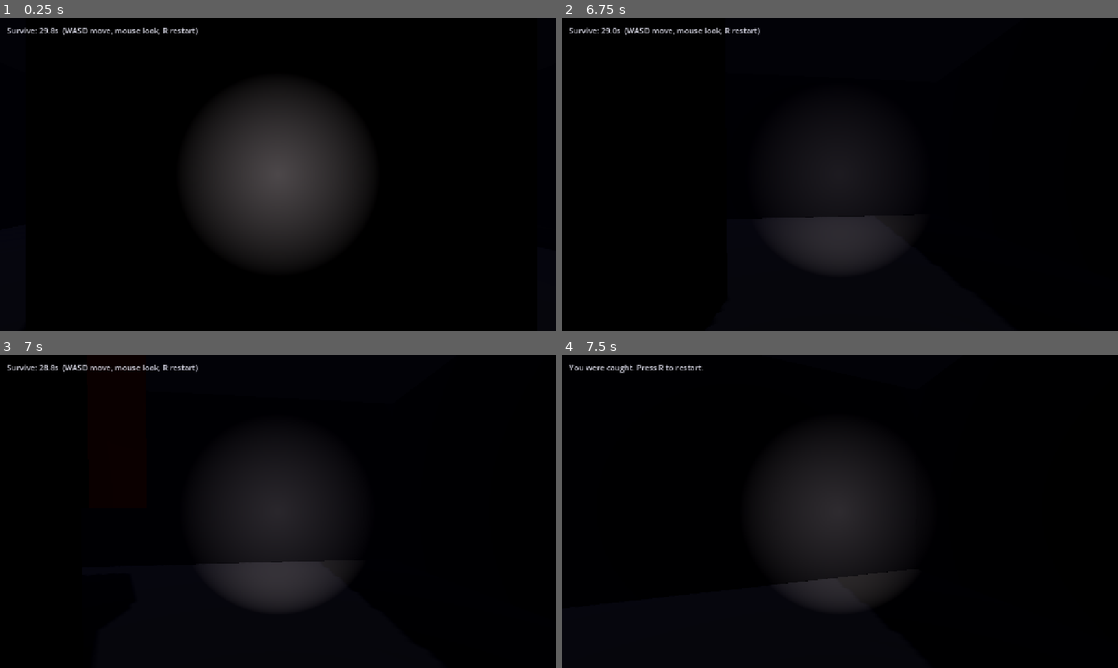
Above: before the commit, frames 1-4 (two rows, left to right).
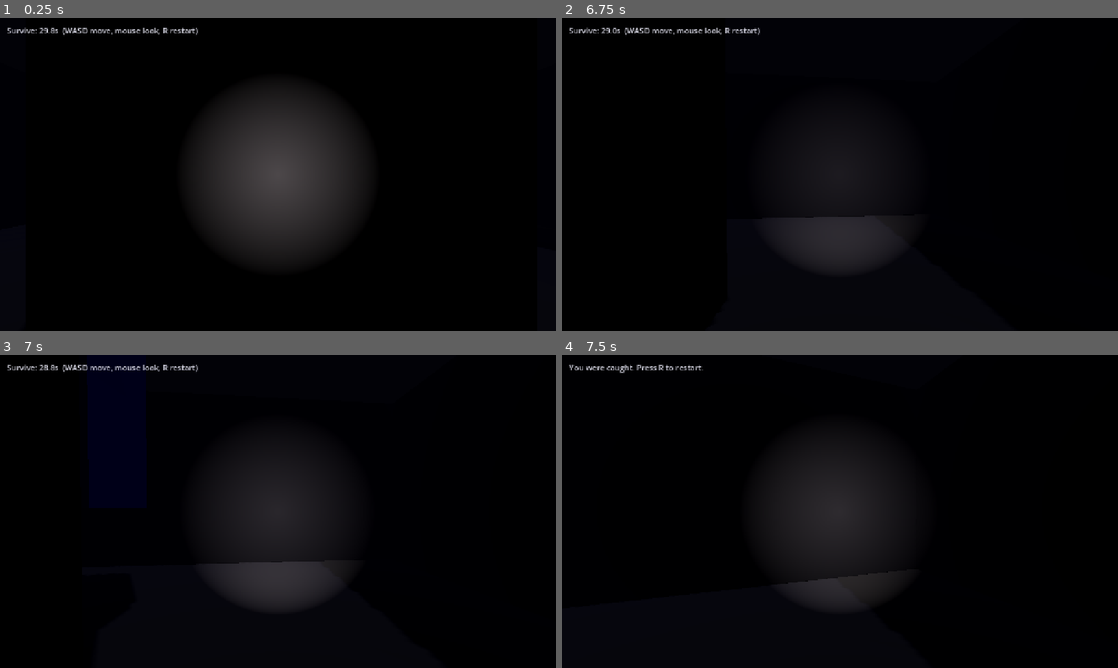
Above: after the commit, the same moments.

Repository: laim-1/LasVegas
Game: Godot game, scene res://scenes/main.tscn
The game is run twice, just before and just after one commit, with the same random seed, the same clock (stepped at 60 frames per second) and the same inputs.
Inputs (mouse positions are in pixels of both pictures, inside the frame that each line leads up to):
- Up to frame 1 (0.25 s): no input
- Up to frame 2 (6.75 s): tap Enter at 0.5 s; move the mouse to (834, 180) at 0.52 s; hold W (move_forward) 0.53-2.78 s; click (834, 180) at 0.67 s; tap R (restart) at 1.25, 2.75, 5.75 s; move the mouse to (878, 177) at 1.27 s; move the mouse to (795, 171) at 2.02 s; move the mouse to (845, 174) at 2.77 s; hold A (move_left) 2.78-3.53 s; click (845, 174) at 2.92 s; move the mouse to (817, 168) at 3.52 s; hold W (move_forward) 3.53-5.78 s; move the mouse to (867, 174) at 4.27 s; move the mouse to (812, 174) at 5.02 s; click (812, 174) at 5.17 s; move the mouse to (851, 168) at 5.77 s; hold D (move_right) 5.78-6.53 s; move the mouse to (834, 180) at 6.52 s; hold W (move_forward) from 6.53 s (still down)
- Up to frame 3 (7 s): keep holding W (move_forward)
- Up to frame 4 (7.5 s): keep holding W (move_forward); move the mouse to (878, 514) at 7.27 s; click (878, 514) at 7.42 s

Frames 1-2 are identical in both runs. In frame 3, less than 0.1% of the frame differs, in the area x 14-27%, y 0-49%; in frame 4, nothing differs.

Commit message:
Make monster blue
Co-authored-by: Cursor <cursoragent@cursor.com>

Diff:
--- a/godot/scenes/main.tscn
+++ b/godot/scenes/main.tscn
@@ -31,7 +31,7 @@
 size = Vector3(0.6, 1.2, 0.6)
 
 [sub_resource type="StandardMaterial3D" id="StandardMaterial3D_enemy"]
-albedo_color = Color(0.8, 0.2, 0.2, 1)
+albedo_color = Color(0.2, 0.4, 0.95, 1)
 
 [node name="Main" type="Node3D"]
 script = ExtResource("1_main")
